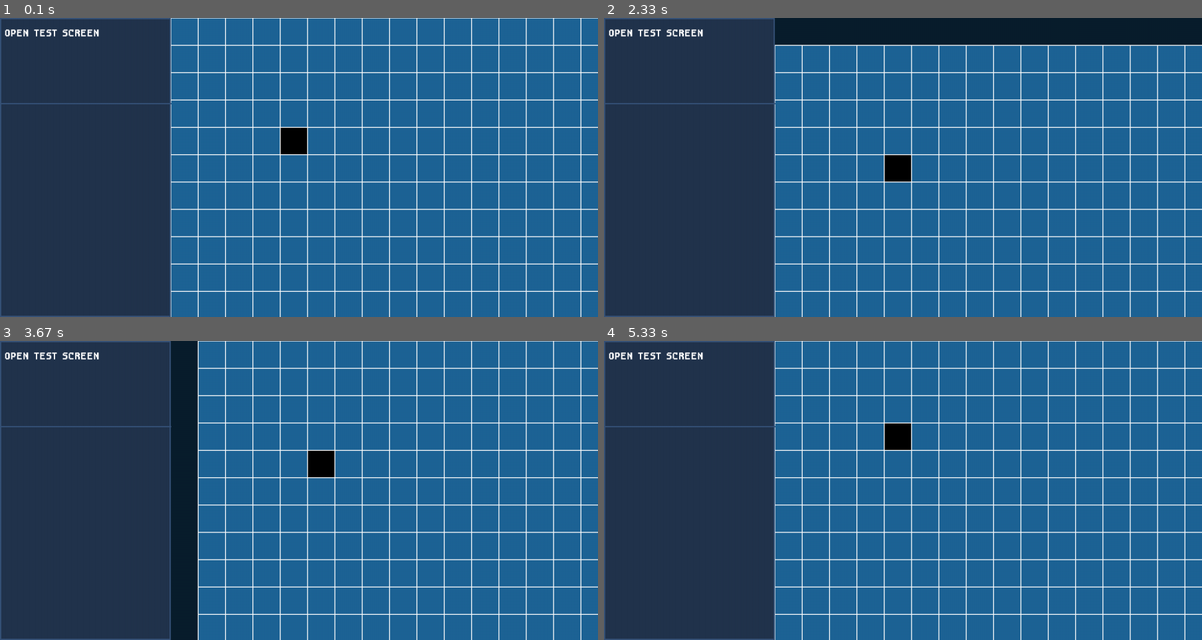
Above: before the commit, frames 1-4 (two rows, left to right).
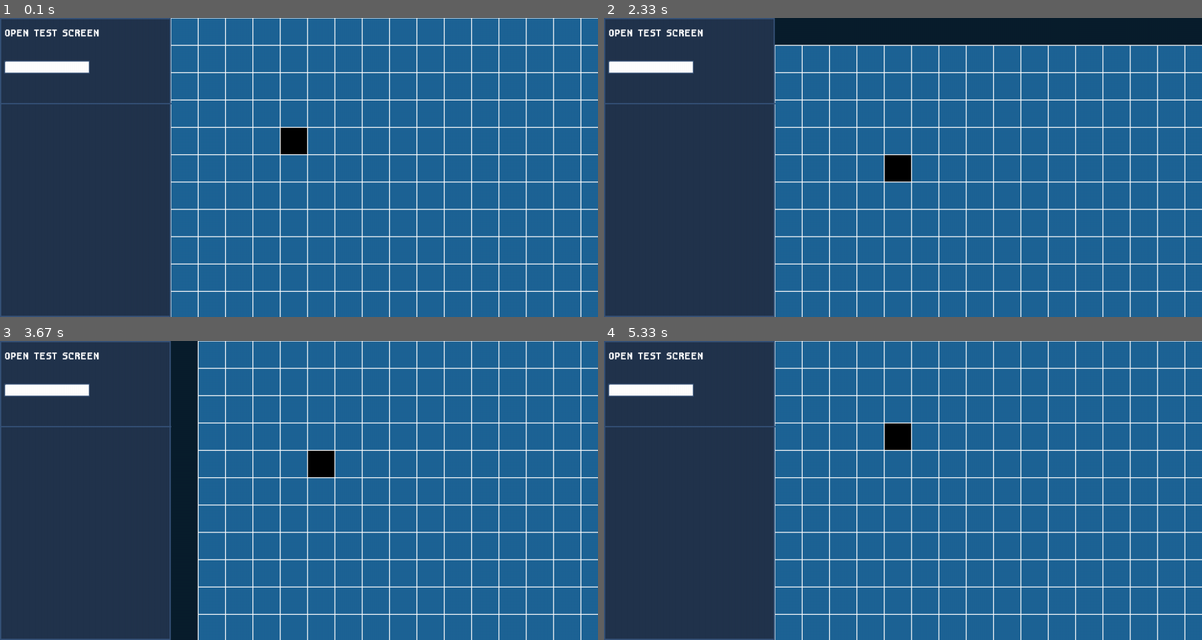
Above: after the commit, the same moments.

Repository: ImYourDope/PyGameLevelDesigner
Game: pygame game, started from main.py
The game is run twice, just before and just after one commit, with the same random seed, the same clock (stepped at 60 frames per second) and the same inputs.
Inputs (mouse positions are in pixels of both pictures, inside the frame that each line leads up to):
- Up to frame 1 (0.1 s): no input
- Up to frame 2 (2.33 s): click "OPEN TEST SCREEN" at 0.38 s; click (908, 185) at 0.72 s; click "OPEN TEST SCREEN" at 1.05 s; click (1124, 272) at 1.38 s; click (986, 38) at 2.22 s
- Up to frame 3 (3.67 s): click (526, 604) at 2.55 s; click (203, 391) at 2.88 s
- Up to frame 4 (5.33 s): click (1178, 490) at 3.72 s; click (986, 619) at 5.05 s

The runs differ from the first frame. In frame 1, 0.6% of the frame differs, in the area x 0-15%, y 14-19%; in frame 2, 0.6%; in frame 3, 0.6%; in frame 4, 0.6%.

Commit message:
Refactored input. Now it can be used with DOM event manager

Diff:
--- a/Interface/input.py
+++ b/Interface/input.py
@@ -1,12 +1,29 @@
 from settings import *
 
+from .dom_element import DOMElement
 from event_manager import dom_event_manager
 
-class Input:
-    def __init__(self, screen, properties, rect, vocabulary):
+
+class Input(DOMElement):
+    def __init__(self, screen, properties, vocabulary="abcdefghijklmnopqrstuvwxyz"):
         self.screen = screen
-        self.id = properties[id]
-        self.rect = pygame.Rect(rect)
+        self.id = properties['id']
+
+        if 'x' not in properties:
+            properties['x'] = 0
+        if 'y' not in properties:
+            properties['y'] = 0
+        if 'width' not in properties:
+            properties['width'] = 200
+        if 'height' not in properties:
+            properties['height'] = 30
+        if 'text' not in properties:
+            properties['text'] = ''
+
+        self.rect = pygame.Rect(properties['x'],
+                                properties['y'],
+                                properties['width'],
+                                properties['height'])
         self.vocabulary = vocabulary
         self.input = ''
         self.text = None
@@ -17,12 +34,12 @@
     def draw(self):
         pygame.draw.rect(self.screen, inputline_background_color, self.rect)
         pygame.draw.rect(self.screen, inputline_border_color, self.rect, inputline_border_thickness)
-        self.screen.blit(self.text_surface.subsurface(self.text_surface.get_width()-min(self.rect.width - 4, self.text_surface.get_width()),
-                                                      self.text_surface.get_height()-min(self.rect.height, self.text_surface.get_height()),
-                                                      min(self.rect.width - 4, self.text_surface.get_width()),
-                                                      min(self.rect.height, self.text_surface.get_height())),
-                         (self.rect.x + inputline_border_thickness, self.rect.y + inputline_border_thickness))
-
+        self.screen.blit(self.text_surface.subsurface(
+            self.text_surface.get_width() - min(self.rect.width - 4, self.text_surface.get_width()),
+            self.text_surface.get_height() - min(self.rect.height, self.text_surface.get_height()),
+            min(self.rect.width - 4, self.text_surface.get_width()),
+            min(self.rect.height, self.text_surface.get_height())),
+            (self.rect.x + inputline_border_thickness, self.rect.y + inputline_border_thickness))
 
     def update_text_surface(self):
         self.text = self.font.render(self.input, False, inputline_font_color)
@@ -34,11 +51,16 @@
             pygame.draw.line(self.text_surface, 'black', (self.text_rect.width + 4, 2),
                              (self.text_rect.width + 4, self.text_rect.height - 2), 3)
 
+    def mouse_collision(self, cors):
+        return self.rect.collidepoint(cors)
+
     def oninput(self, event):
         if event.key == pygame.K_BACKSPACE:
             self.input = self.input[:-1]
         elif event.unicode in self.vocabulary:
             self.input += event.unicode
 
+        self.update_text_surface()
+
     def inputline_end(self, output):
         output = self.input
--- a/XML_parser.py
+++ b/XML_parser.py
@@ -26,7 +26,7 @@
                     elem.attrib['id'] = str(randint(0, 10000000000))
                 dom.append(Button(surface, XMLParser.convert_props(elem.attrib)))
             elif elem.tag == 'Input':
-                dom.append(Input(surface, elem.attrib))
+                dom.append(Input(surface, XMLParser.convert_props(elem.attrib)))
             else:
                 raise Exception('Incorrect tag')
             print(elem.tag)
--- a/interface.xml
+++ b/interface.xml
@@ -13,9 +13,10 @@
             x="20"
             y="20"/>
     </Button>
-<!--    <Input-->
-<!--        id="input"-->
-<!--        x="10"-->
-<!--        y="100"-->
-<!--        text="HELLO"/>-->
+    <Input
+        id="input"
+        x="10"
+        y="100"
+
+        text="HELLO"/>
 </Layout>
